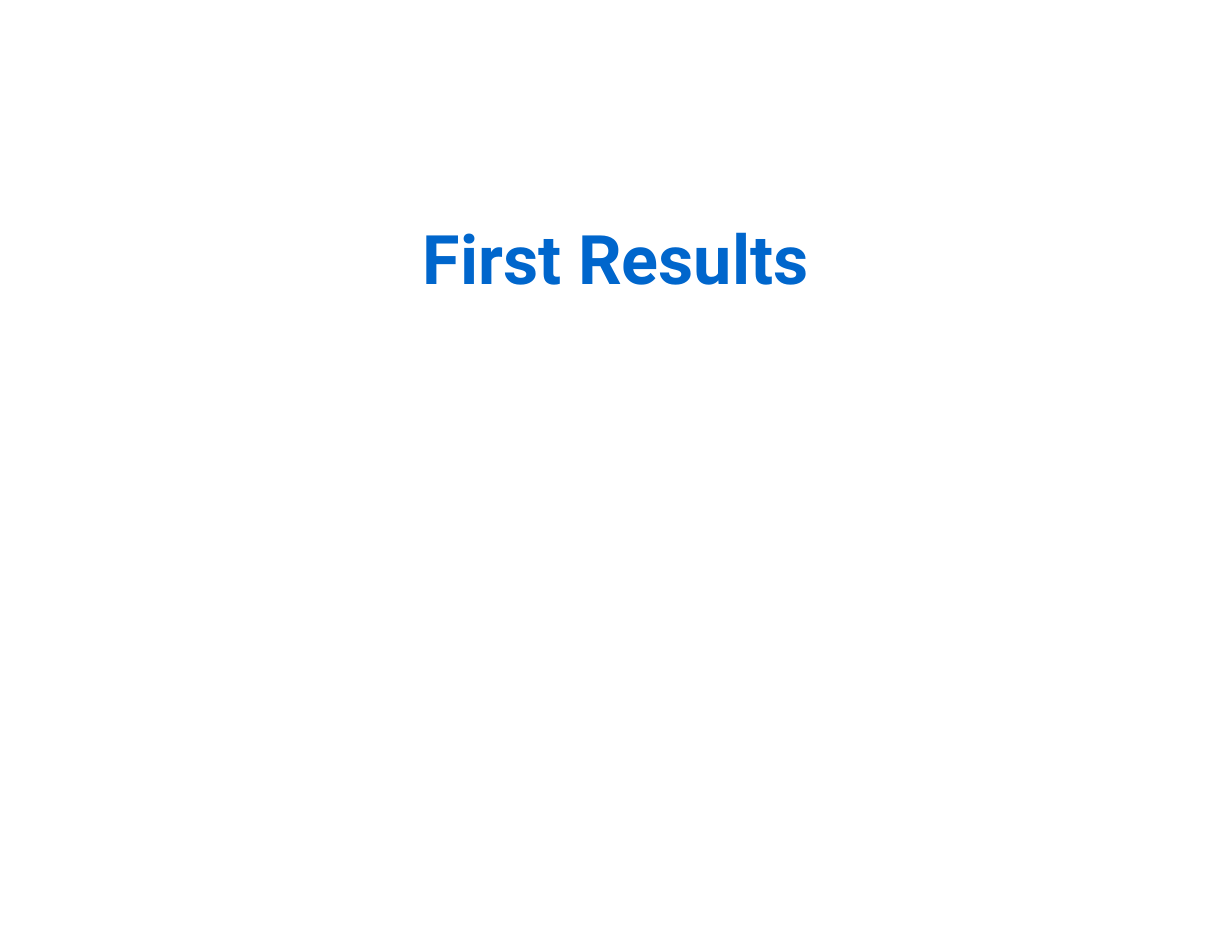
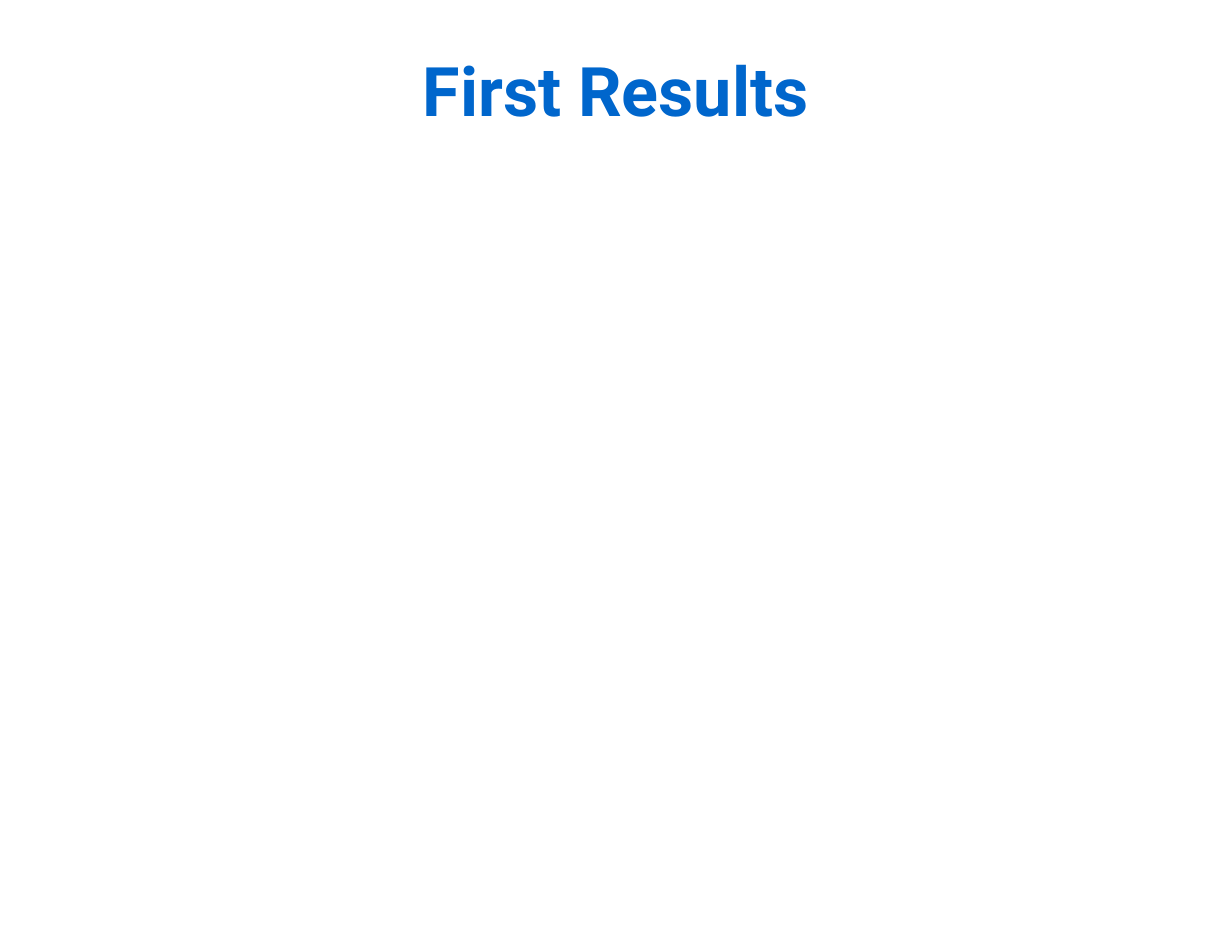
Before and after one commit to Rekyt/lynchlabpresentation2014, a slide deck: slide 9 of LabMeetingPresentation.odp. Drawn at 1232x925 pixels with LibreOffice and Linux fonts; fonts in the diff are those of the drawing. Boxes give left, top, right and bottom in pixels: in the first picture for what was removed or moved away, otherwise in the second. Text is boxed around its words. In the diff, an @@ line names an element or a change of style, - is before the commit and + after.

```diff
--- a/LabMeetingPresentation.odp
+++ b/LabMeetingPresentation.odp
@@ text "First Results": place and size @@
-text "First Results" at <box>423,232,808,285</box>
+text "First Results" at <box>423,64,808,117</box>
```
Also in this commit, not shown: 8 other slides changed, 3 slides added, 3 slides removed.
